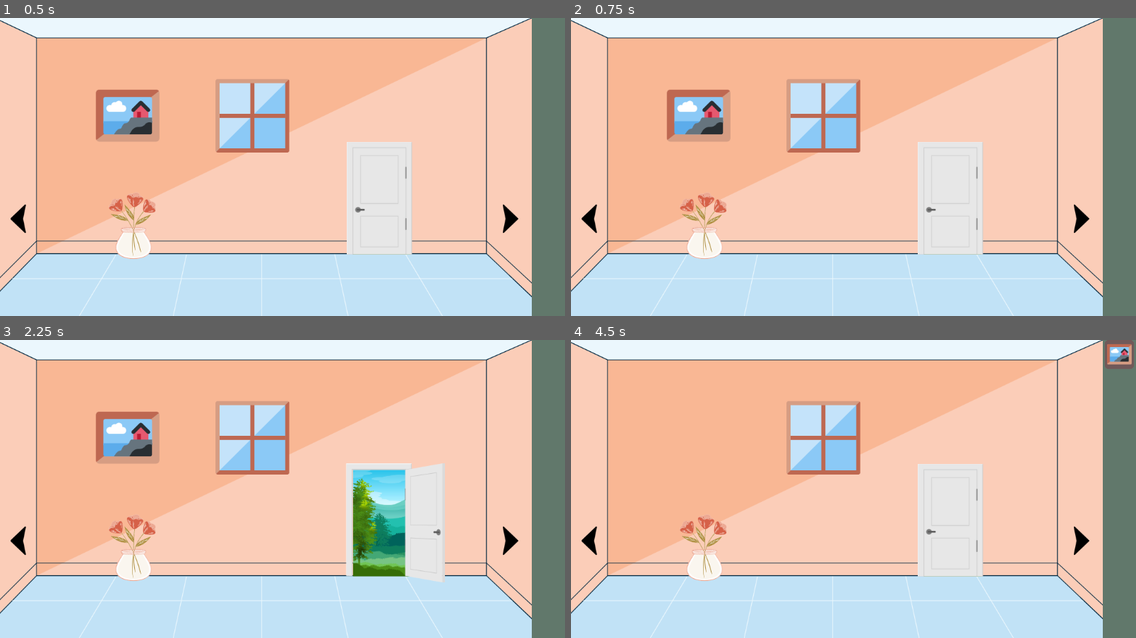
Above: before the commit, frames 1-4 (two rows, left to right).
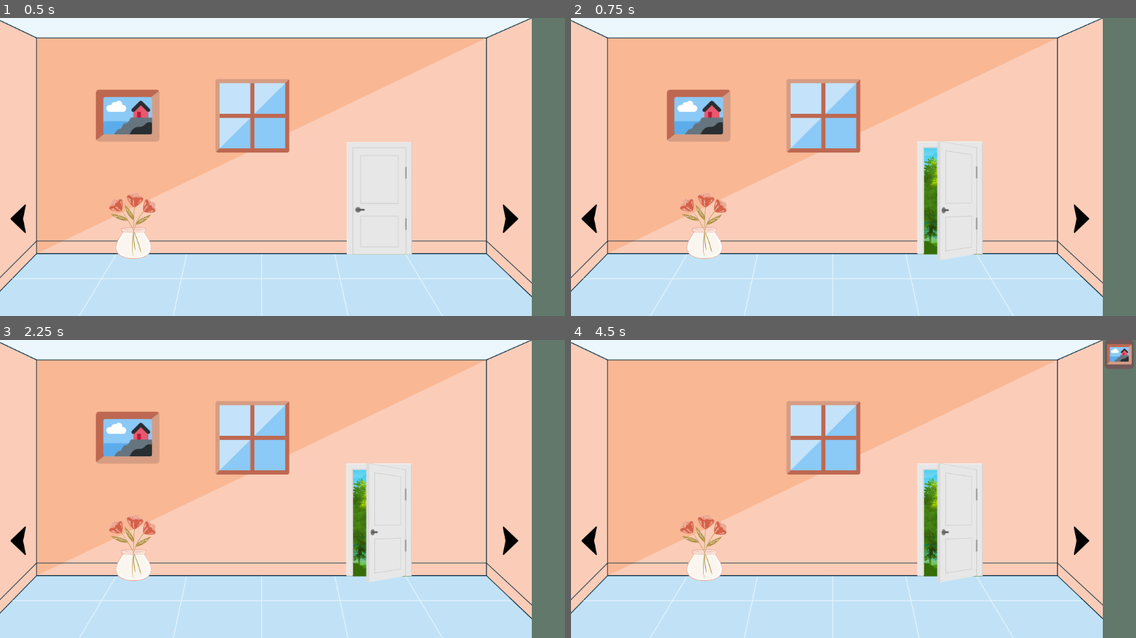
Above: after the commit, the same moments.

Repository: romanzes/godot-escape-room
Game: Godot game, scene res://Game.tscn
Same seed, same stepped clock (60 frames per second), same inputs: the game is played once before the commit and once after it.
Inputs (mouse positions are in pixels of both pictures, inside the frame that each line leads up to):
- Up to frame 1 (0.5 s): no input
- Up to frame 2 (0.75 s): tap Enter at 0.5 s; move the mouse to (977, 152) at 0.52 s; click (977, 152) at 0.67 s
- Up to frame 3 (2.25 s): move the mouse to (169, 503) at 1.27 s; click (169, 503) at 1.42 s; tap Space at 2 s; move the mouse to (339, 423) at 2.02 s; click (339, 423) at 2.17 s
- Up to frame 4 (4.5 s): tap Enter at 2.75 s; move the mouse to (825, 548) at 2.77 s; click (825, 548) at 2.92 s; tap Space at 3.5 s; move the mouse to (1023, 533) at 3.52 s; click (1023, 533) at 3.67 s; move the mouse to (684, 444) at 4.27 s; click (684, 444) at 4.42 s

Frame 1 is identical in both runs. In frame 2, 1.0% of the frame differs, in the area x 61-73%, y 41-82%; in frame 3, 4.8%, in the area x 61-79%, y 41-82%; in frame 4, 1.0%.

Commit message:
Control the door with clicks

Diff:
--- a/Game.gd
+++ b/Game.gd
@@ -4,3 +4,6 @@
 var picturePickedUp: bool = false
 var vasePickedUp: bool = false
 var wrenchPickedUp: bool = false
+
+enum DoorState { CLOSED, SEMI_OPEN, OPEN }
+var doorState = DoorState.CLOSED
--- a/Wall1.gd
+++ b/Wall1.gd
@@ -7,4 +7,21 @@
 		$Picture.queue_free()
 	if (game.vasePickedUp):
 		$Vase.queue_free()
-	$AnimationPlayer.play("door_swinging")
+	updateDoor()
+
+
+func _on_Door_input_event(viewport, event, shape_idx):
+	if (event is InputEventMouseButton && event.pressed):
+		match (game.doorState):
+			game.DoorState.CLOSED:
+				game.doorState = game.DoorState.SEMI_OPEN
+			game.DoorState.SEMI_OPEN:
+				game.doorState = game.DoorState.OPEN
+			game.DoorState.OPEN:
+				game.doorState = game.DoorState.CLOSED
+		updateDoor()
+
+func updateDoor():
+	$AnimationPlayer.current_animation = "door_swinging"
+	$AnimationPlayer.seek(game.doorState, true)
+	$AnimationPlayer.stop(false)
--- a/Wall1.tscn
+++ b/Wall1.tscn
@@ -14,7 +14,7 @@
 
 [sub_resource type="Animation" id=1]
 resource_name = "door_swinging"
-length = 4.0
+length = 3.0
 loop = true
 tracks/0/type = "value"
 tracks/0/path = NodePath("Door:texture")
@@ -23,10 +23,10 @@
 tracks/0/imported = false
 tracks/0/enabled = true
 tracks/0/keys = {
-"times": PoolRealArray( 0, 1, 2, 3 ),
-"transitions": PoolRealArray( 1, 1, 1, 1 ),
+"times": PoolRealArray( 0, 1, 2 ),
+"transitions": PoolRealArray( 1, 1, 1 ),
 "update": 1,
-"values": [ ExtResource( 6 ), ExtResource( 3 ), ExtResource( 10 ), ExtResource( 3 ) ]
+"values": [ ExtResource( 6 ), ExtResource( 3 ), ExtResource( 10 ) ]
 }
 tracks/1/type = "value"
 tracks/1/path = NodePath("Door:position")
@@ -35,11 +35,38 @@
 tracks/1/imported = false
 tracks/1/enabled = true
 tracks/1/keys = {
-"times": PoolRealArray( 0, 1, 2, 3 ),
-"transitions": PoolRealArray( 1, 1, 1, 1 ),
+"times": PoolRealArray( 0, 1, 2 ),
+"transitions": PoolRealArray( 1, 1, 1 ),
 "update": 1,
-"values": [ Vector2( 731, 349 ), Vector2( 730, 355 ), Vector2( 761, 355 ), Vector2( 730, 355 ) ]
+"values": [ Vector2( 731, 349 ), Vector2( 730, 355 ), Vector2( 761, 355 ) ]
 }
+tracks/2/type = "value"
+tracks/2/path = NodePath("Door/Area2D/CollisionShape2D:position")
+tracks/2/interp = 1
+tracks/2/loop_wrap = true
+tracks/2/imported = false
+tracks/2/enabled = true
+tracks/2/keys = {
+"times": PoolRealArray( 0, 1, 2 ),
+"transitions": PoolRealArray( 1, 1, 1 ),
+"update": 1,
+"values": [ Vector2( 0, 0 ), Vector2( 0, 0 ), Vector2( 60, 0 ) ]
+}
+tracks/3/type = "value"
+tracks/3/path = NodePath("Door/Area2D/CollisionShape2D:scale")
+tracks/3/interp = 1
+tracks/3/loop_wrap = true
+tracks/3/imported = false
+tracks/3/enabled = true
+tracks/3/keys = {
+"times": PoolRealArray( 0, 1, 2 ),
+"transitions": PoolRealArray( 1, 1, 1 ),
+"update": 1,
+"values": [ Vector2( 1, 1 ), Vector2( 1, 1.05 ), Vector2( 0.65, 1.05 ) ]
+}
+
+[sub_resource type="RectangleShape2D" id=2]
+extents = Vector2( 65, 110 )
 
 [node name="Node2D" type="Node2D"]
 script = ExtResource( 11 )
@@ -72,3 +99,10 @@
 [node name="Door" type="Sprite" parent="."]
 position = Vector2( 731, 349 )
 texture = ExtResource( 6 )
+
+[node name="Area2D" type="Area2D" parent="Door"]
+
+[node name="CollisionShape2D" type="CollisionShape2D" parent="Door/Area2D"]
+shape = SubResource( 2 )
+
+[connection signal="input_event" from="Door/Area2D" to="." method="_on_Door_input_event"]
Not shown: 1 places in Wall1.tscn that only renumber resources
